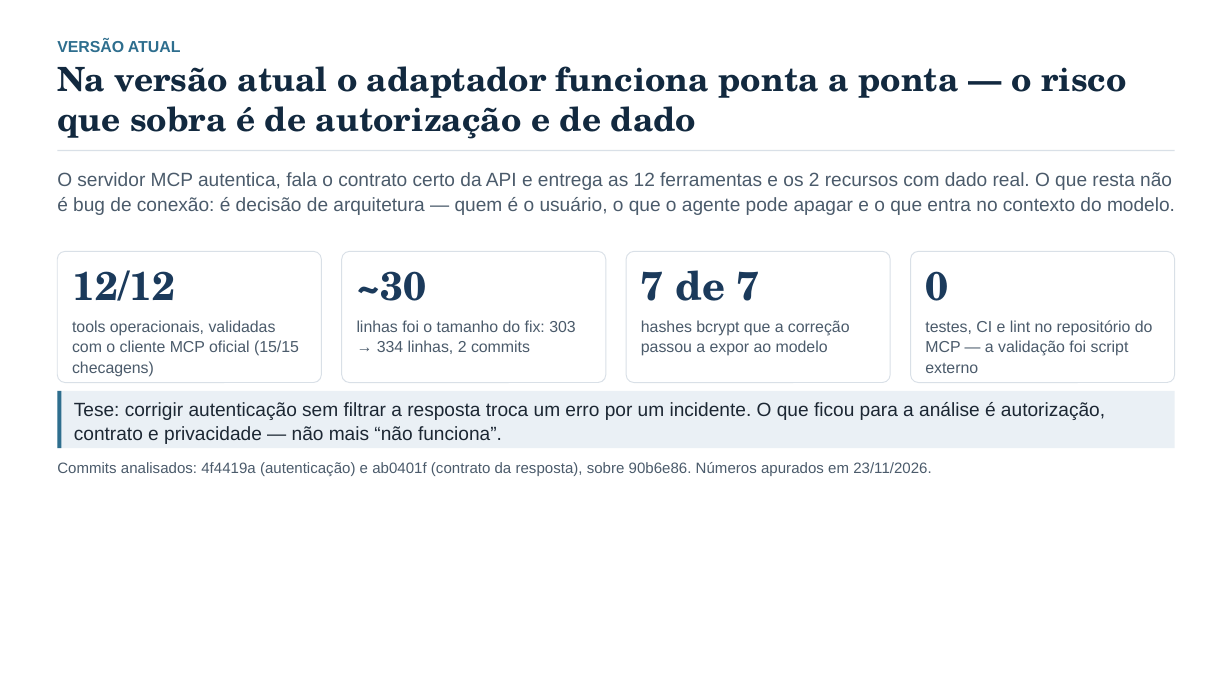
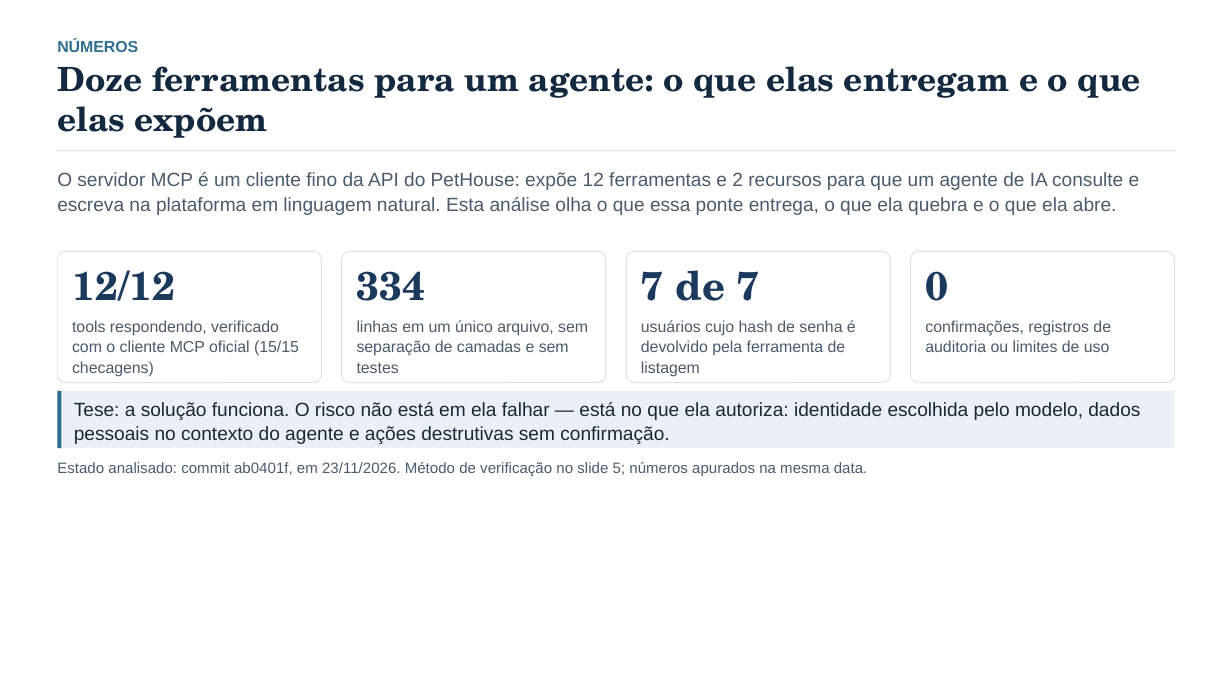
Before and after one commit to edu-correia/project-mcp-pet-adoption, a slide deck: slide 2 of docs/apresentacao-analise-pethouse-mcp.pptx. Drawn at 1232x693 pixels with LibreOffice and Linux fonts; fonts in the diff are those of the drawing. Boxes give left, top, right and bottom in pixels: in the first picture for what was removed or moved away, otherwise in the second. Text is boxed around its words. In the diff, an @@ line names an element or a change of style, - is before the commit and + after.

Commit message:
docs: apresenta a analise da solucao no estado atual (15 slides, sem antes/depois)
- deck reescrito: numeros e tese, arquitetura da ponte, inventario das 12 tools,
  metodo de verificacao, casos de uso, demo, tres insucessos e seguranca
- removidas as referencias a correcao/versao anterior: o material descreve o
  sistema como ele e (publico nao tem contexto de mudanca)
- roteiro de falas refeito para 4 pessoas sobre os 15 slides

```diff
--- a/docs/apresentacao-analise-pethouse-mcp.pptx
+++ b/docs/apresentacao-analise-pethouse-mcp.pptx
@@ text at [57,39,138,52]: text changed @@
-VERSÃO ATUAL
+NÚMEROS
@@ text at [57,66,1141,138]: text changed @@
-Na versão atual o adaptador funciona ponta a ponta — o risco que sobra é de autorização e de dado
+Doze ferramentas para um agente: o que elas entregam e o que elas expõem
@@ text at [57,172,1140,215]: text changed @@
-O servidor MCP autentica, fala o contrato certo da API e entrega as 12 ferramentas e os 2 recursos com dado real. O que resta não é bug de conexão: é decisão de arquitetura — quem é o usuário, o que o agente pode apagar e o que entra no contexto do modelo.
+O servidor MCP é um cliente fino da API do PetHouse: expõe 12 ferramentas e 2 recursos para que um agente de IA consulte e escreva na plataforma em linguagem natural. Esta análise olha o que essa ponte entrega, o que ela quebra e o que ela abre.
@@ text at [357,271,426,301]: text changed @@
-~30
+334
@@ text at [72,320,299,377]: text changed @@
-tools operacionais, validadas com o cliente MCP oficial (15/15 checagens)
+tools respondendo, verificado com o cliente MCP oficial (15/15 checagens)
@@ text at [357,320,588,373]: text changed @@
-linhas foi o tamanho do fix: 303 → 334 linhas, 2 commits
+linhas em um único arquivo, sem separação de camadas e sem testes
@@ text at [641,320,856,377]: text changed @@
-hashes bcrypt que a correção passou a expor ao modelo
+usuários cujo hash de senha é devolvido pela ferramenta de listagem
@@ text at [925,320,1111,352]: text changed @@
-testes, CI e lint no repositório do MCP — a validação foi script externo
+confirmações, registros de auditoria ou limites de uso
@@ text at [74,402,1140,444]: text changed @@
-Tese: corrigir autenticação sem filtrar a resposta troca um erro por um incidente. O que ficou para a análise é autorização, contrato e privacidade — não mais “não funciona”.
+Tese: a solução funciona. O risco não está em ela falhar — está no que ela autoriza: identidade escolhida pelo modelo, dados pessoais no contexto do agente e ações destrutivas sem confirmação.
@@ text at [57,462,867,476]: text changed @@
-Commits analisados: 4f4419a (autenticação) e ab0401f (contrato da resposta), sobre 90b6e86. Números apurados em 23/11/2026.
+Estado analisado: commit ab0401f, em 23/11/2026. Método de verificação no slide 5; números apurados na mesma data.
```
Also in this commit, not shown: 14 other slides changed, 1 slide removed, 4 other files.
